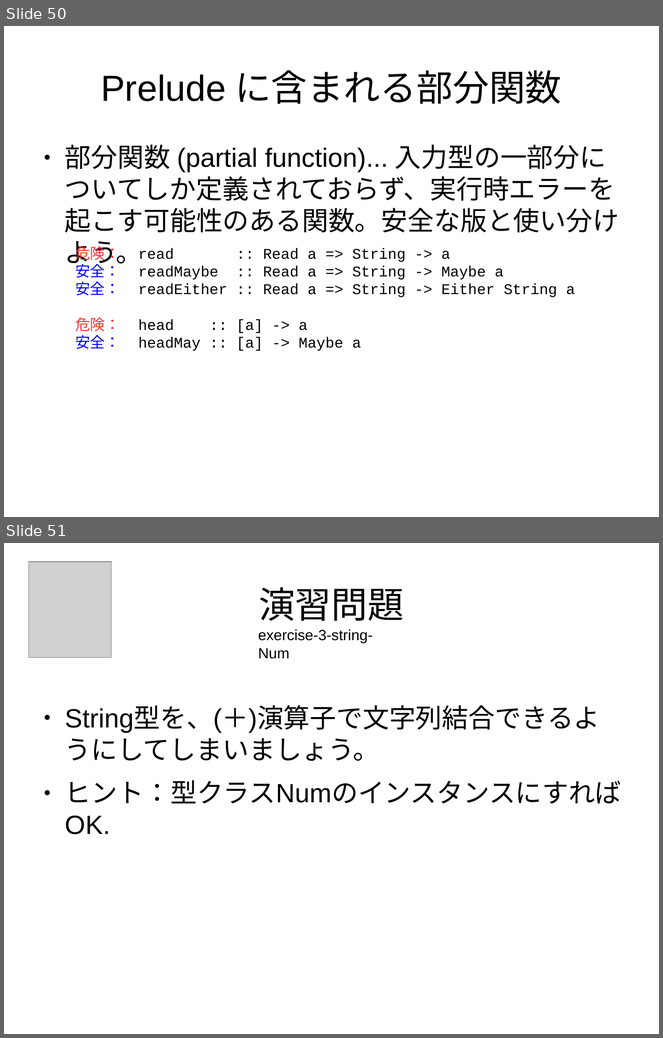
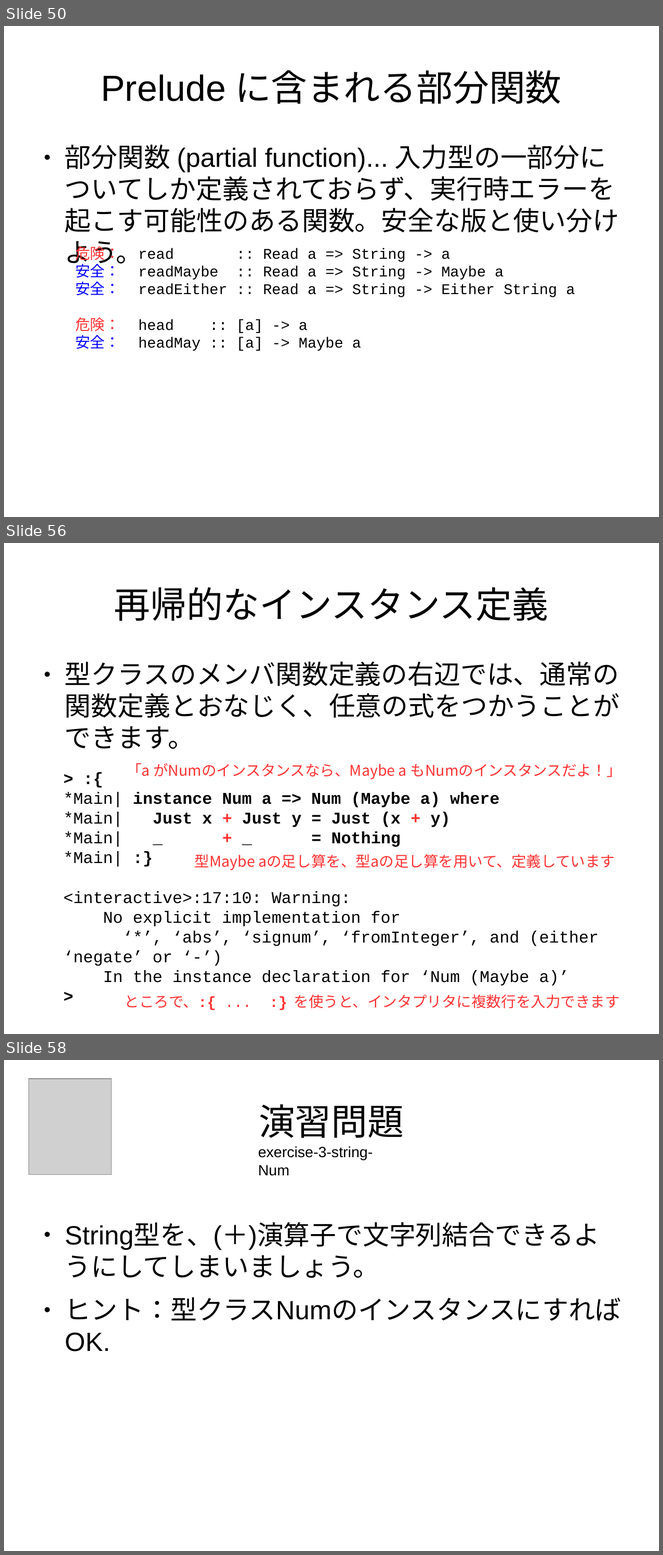
Before and after one commit to nushio3/learn-haskell, a slide deck: Tsukuba-2016.odp. Shown one above the other, each under a label of ours: slides 50 and 51 before the commit, slides 50, 56 and 58 after it; the slides between them are not shown. The pictures are 663x1038 and 663x1555 pixels, drawn with LibreOffice and Linux fonts; fonts in the diff are those of the drawing; grey boxes stand for pictures. Boxes give left, top, right and bottom in pixels: in the first picture for what was removed or moved away, otherwise in the second. Text is boxed around its words. In the diff, an @@ line names an element or a change of style, - is before the commit and + after.

```diff
--- a/Tsukuba-2016.odp
+++ b/Tsukuba-2016.odp
@@ slide 56 added at (x1=4, y1=543, x2=659, y2=1034), background #FFFFFF @@
@@ title added at (x1=114, y1=587, x2=548, y2=621), 44 pt, text #000000 @@
+再帰的なインスタンス定義
@@ text added at (x1=65, y1=662, x2=620, y2=749), 32 pt, text #000000 @@
+● 型クラスのメンバ関数定義の右辺では、通常の関数定義とおなじく、任意の式をつかうことができます。
@@ text added at (x1=127, y1=763, x2=621, y2=780), 18 pt, text #FF3333 @@
+「a がNumのインスタンスなら、Maybe a もNumのインスタンスだよ！」
@@ text added at (x1=63, y1=792, x2=599, y2=986), 20 pt, text #000000 @@
+> :{
+*Main| instance Num a => Num (Maybe a) where
+*Main| Just x + Just y = Just (x + y)
+*Main| _ + _ = Nothing
+*Main| :}
+<interactive>:17:10: Warning:
+No explicit implementation for
+‘*’, ‘abs’, ‘signum’, ‘fromInteger’, and (either ‘negate’ or ‘-’)
+In the instance declaration for ‘Num (Maybe a)’
+>
@@ text added at (x1=195, y1=854, x2=615, y2=871), 18 pt, text #FF3333 @@
+型Maybe aの足し算を、型aの足し算を用いて、定義しています
@@ text added at (x1=125, y1=995, x2=620, y2=1010), 18 pt, text #FF3333 @@
+ところで、:{ ... :} を使うと、インタプリタに複数行を入力できます
@@ what was slide 51 is now slide 58 @@
```
Also in this commit, not shown: 6 other slides added, 2 other files.
